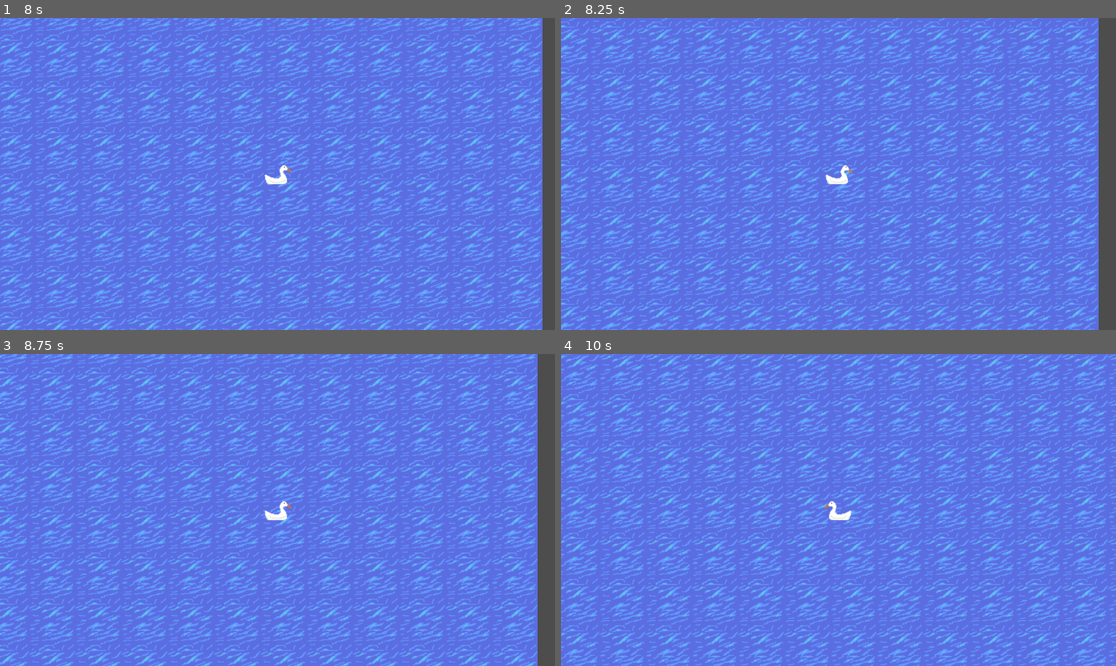
Above: before the commit, frames 1-4 (two rows, left to right).
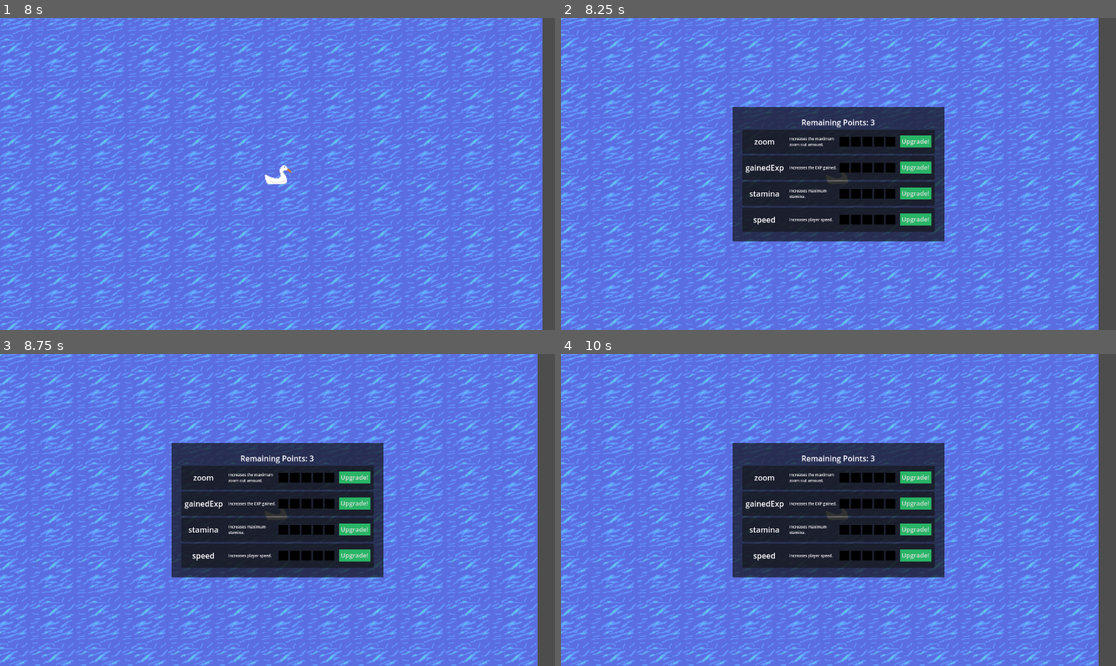
Above: after the commit, the same moments.

Repository: morie197/guwa-guwa-adventures
Game: Godot game, scene res://scenes/level.tscn
The game is run twice, just before and just after one commit, with the same random seed, the same clock (stepped at 60 frames per second) and the same inputs.
Inputs:
- Up to frame 1 (8 s): tap Enter at 0.5 s; hold D (right) 0.53-1.28 s; tap R (dive) at 0.6, 3.6, 6.6 s; hold S (down) 1.28-2.03 s; tap Space (fly) at 1.35, 4.35, 7.35 s; hold D (right) 2.03-2.78 s; tap Q (quack) at 2.1, 5.1 s; hold W (up) 2.78-3.53 s; tap Shift (sprint) at 2.85, 5.85 s; hold A (left) 3.53-5.03 s; hold S (down) 5.03-5.78 s; hold D (right) 5.78-6.53 s; hold W (up) 6.53-7.28 s; hold D (right) from 7.28 s (still down)
- Up to frame 2 (8.25 s): release D (right) at 8.03 s; hold S (down) from 8.03 s (still down); tap Q (quack) at 8.1 s
- Up to frame 3 (8.75 s): keep holding S (down)
- Up to frame 4 (10 s): release S (down) at 8.78 s; hold A (left) 8.78-9.53 s; tap Shift (sprint) at 8.85 s; hold W (up) from 9.53 s (still down); tap R (dive) at 9.6 s

Frame 1 is identical in both runs. In frame 2, 40% of the frame differs, in the area x 0-97%, y 0-100%; in frame 3, 41%; in frame 4, 43%, in the area x 0-100%, y 0-100%.

Commit message:
[Fix] Land blockade
Prevent player from walking on land before unlocking the ability.

Diff:
--- a/scenes/level.tscn
+++ b/scenes/level.tscn
@@ -32,8 +32,8 @@
 [sub_resource type="TileSet" id="TileSet_2r41h"]
 tile_size = Vector2i(64, 64)
 physics_layer_0/collision_layer = 1
-physics_layer_1/collision_layer = 0
-physics_layer_1/collision_mask = 4
+physics_layer_1/collision_layer = 4
+physics_layer_1/collision_mask = 0
 sources/1 = SubResource("TileSetAtlasSource_ppgk2")
 
 [node name="Level" type="Node2D"]
--- a/scripts/game_manager.gd
+++ b/scripts/game_manager.gd
@@ -3,7 +3,7 @@
 var level: int = 1
 var EXP: int = 0
 var EXPUntilNextLevel: int = 0
-var initialLevel: int = 8
+var initialLevel: int = 3
 var paused: bool = false
 
 @export var baseRequiredEXP: int = 200
--- a/scripts/player.gd
+++ b/scripts/player.gd
@@ -53,7 +53,6 @@
 	if moveVector != Vector2.ZERO:
 		newtile = GameManager.getTileUnderPos(global_position)
 		if tile != newtile:
-			print("running")
 			tile = newtile
 			var atlascoords = GameManager.tileToAtlasCoords(tile)
 			if atlascoords == Vector2i(0, 0) or atlascoords.x == 8:
